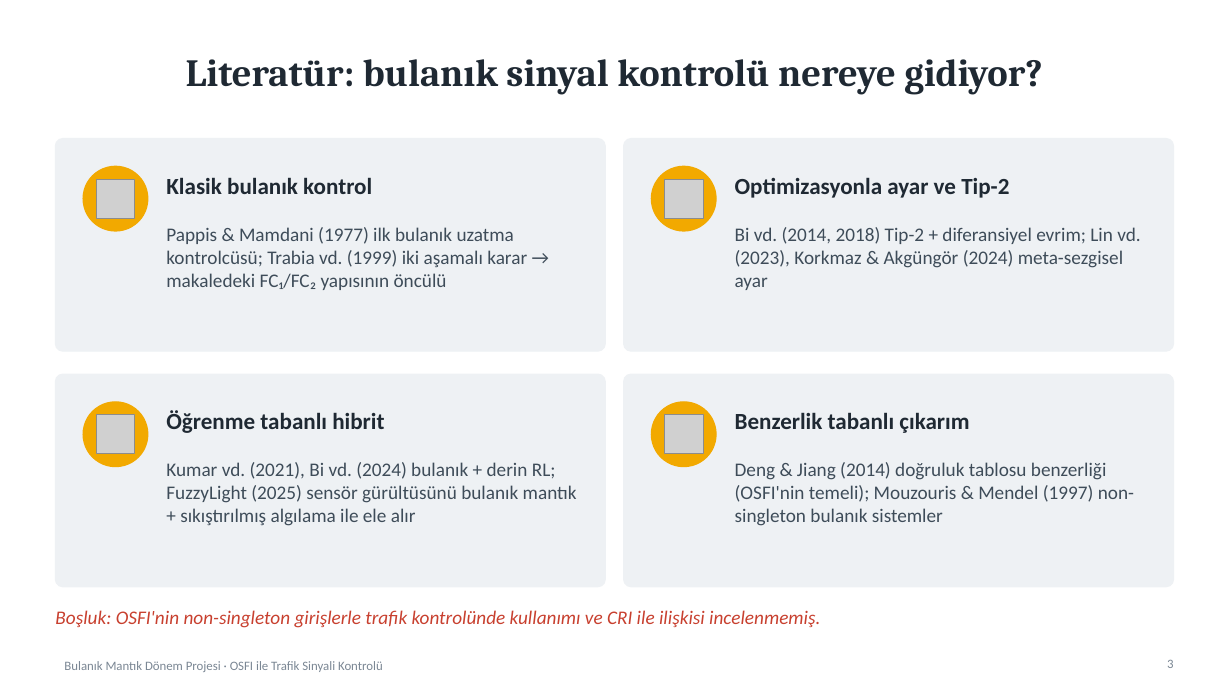
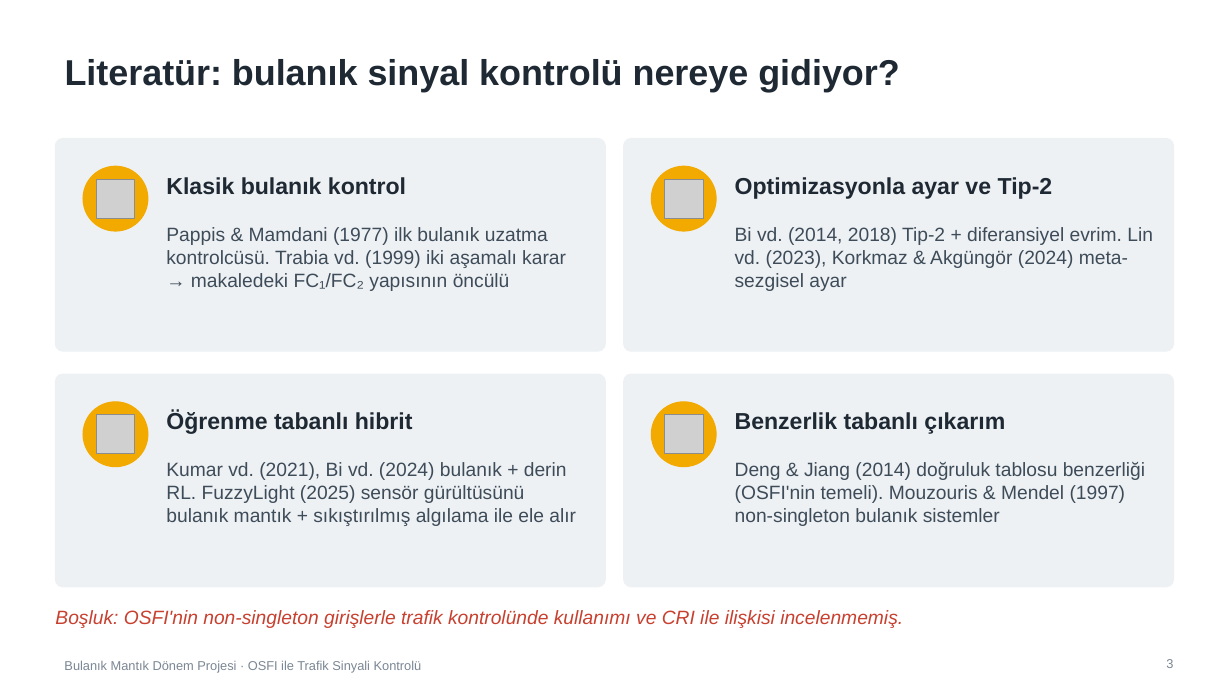
Before and after one commit to iscanliomerfaruk/osfi-traffic-signal-control, a slide deck: slide 3 of presentation/OSFI_Sunum.pptx. Drawn at 1232x693 pixels with LibreOffice and Linux fonts; fonts in the diff are those of the drawing; grey boxes stand for pictures. Boxes give left, top, right and bottom in pixels: in the first picture for what was removed or moved away, otherwise in the second. Text is boxed around its words. In the diff, an @@ line names an element or a change of style, - is before the commit and + after.

```diff
--- a/presentation/OSFI_Sunum.pptx
+++ b/presentation/OSFI_Sunum.pptx
@@ title "Literatür: bulanık sinyal kontrolü nereye ..." at [65, 59, 899, 92]: size 30 to 28 pt, font Cambria to Arial; alignment centre to left @@
@@ text at [166, 227, 566, 291]: text changed; font Calibri to Arial @@
-Pappis & Mamdani (1977) ilk bulanık uzatma kontrolcüsü; Trabia vd. (1999) iki aşamalı karar → makaledeki FC₁/FC₂ yapısının öncülü
+Pappis & Mamdani (1977) ilk bulanık uzatma kontrolcüsü. Trabia vd. (1999) iki aşamalı karar → makaledeki FC₁/FC₂ yapısının öncülü
@@ text at [735, 227, 1153, 291]: text changed; font Calibri to Arial @@
-Bi vd. (2014, 2018) Tip-2 + diferansiyel evrim; Lin vd. (2023), Korkmaz & Akgüngör (2024) meta-sezgisel ayar
+Bi vd. (2014, 2018) Tip-2 + diferansiyel evrim. Lin vd. (2023), Korkmaz & Akgüngör (2024) meta-sezgisel ayar
@@ text at [166, 462, 576, 526]: text changed; font Calibri to Arial @@
-Kumar vd. (2021), Bi vd. (2024) bulanık + derin RL; FuzzyLight (2025) sensör gürültüsünü bulanık mantık + sıkıştırılmış algılama ile ele alır
+Kumar vd. (2021), Bi vd. (2024) bulanık + derin RL. FuzzyLight (2025) sensör gürültüsünü bulanık mantık + sıkıştırılmış algılama ile ele alır
@@ text at [735, 462, 1145, 526]: text changed; font Calibri to Arial @@
-Deng & Jiang (2014) doğruluk tablosu benzerliği (OSFI'nin temeli); Mouzouris & Mendel (1997) non-singleton bulanık sistemler
+Deng & Jiang (2014) doğruluk tablosu benzerliği (OSFI'nin temeli). Mouzouris & Mendel (1997) non-singleton bulanık sistemler
@@ font Calibri to Arial in 6 elements at [166, 177, 406, 195], [735, 177, 1053, 199], [166, 411, 413, 434], [735, 412, 1005, 434], [55, 610, 903, 628], [64, 660, 422, 673] @@
```
Also in this commit, not shown: 14 other slides changed, 1 other file.
